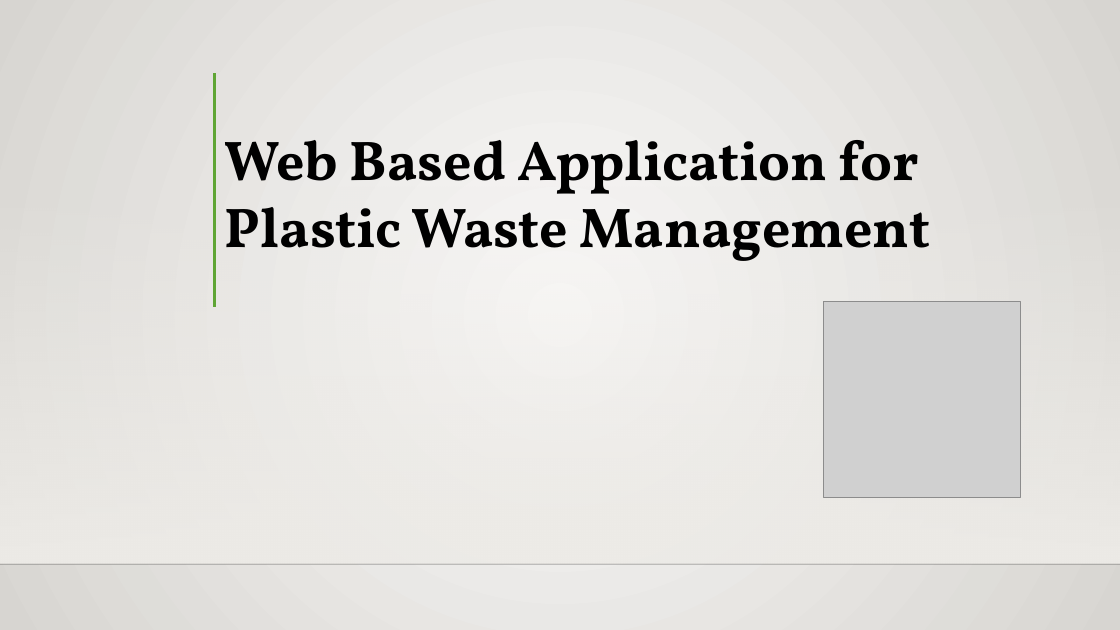
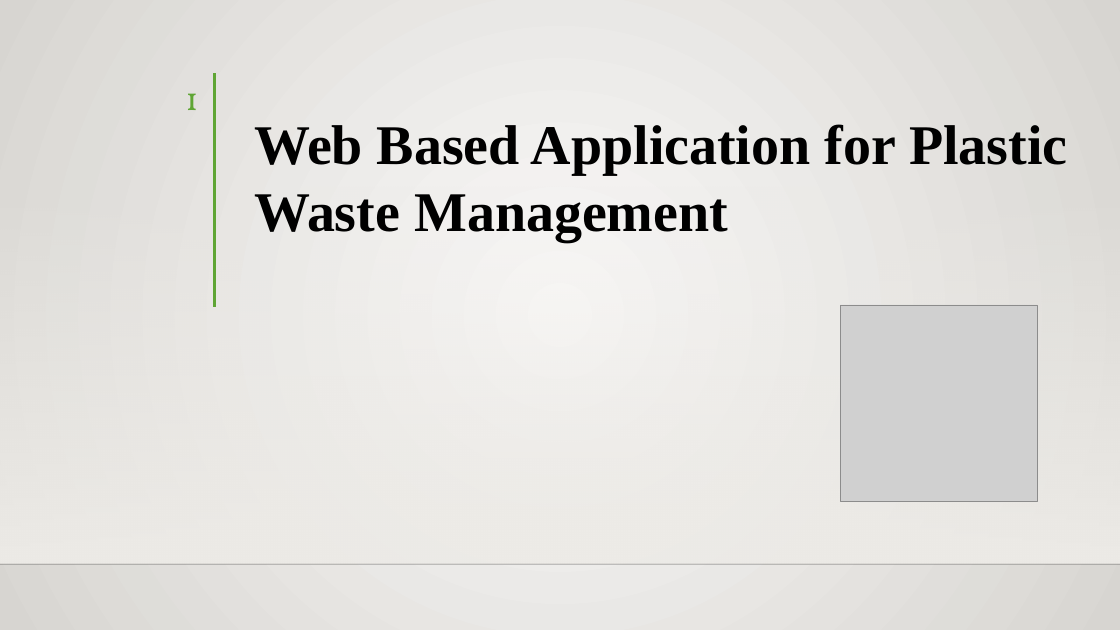
Before and after one commit to hisni/CO227-Project, a slide deck: slide 1 of Presantation/Presentation - Final.pptx. Drawn at 1120x630 pixels with LibreOffice and Linux fonts; fonts in the diff are those of the drawing; grey boxes stand for pictures; background and template pictures are left out. Boxes give left, top, right and bottom in pixels: in the first picture for what was removed or moved away, otherwise in the second. Text is boxed around its words. In the diff, an @@ line names an element or a change of style, - is before the commit and + after.

```diff
--- a/Presantation/Presentation - Final.pptx
+++ b/Presantation/Presentation - Final.pptx
@@ page number added at [186, 93, 199, 110], 28 pt, text #5FA534 @@
+1
@@ text "Web Based Application for Plastic ...": place and size @@
-text "Web Based Application for Plastic ..." at [225, 140, 930, 261]
+text "Web Based Application for Plastic ..." at [254, 124, 1067, 242]
@@ text "Web Based Application for Plastic ..." at [254, 124, 1067, 242]: font Vollkorn to Times New Roman @@
@@ picture: place and size @@
-picture at [823, 302, 1020, 497]
+picture at [840, 305, 1037, 501]
```
Also in this commit, not shown: 6 other slides changed.
